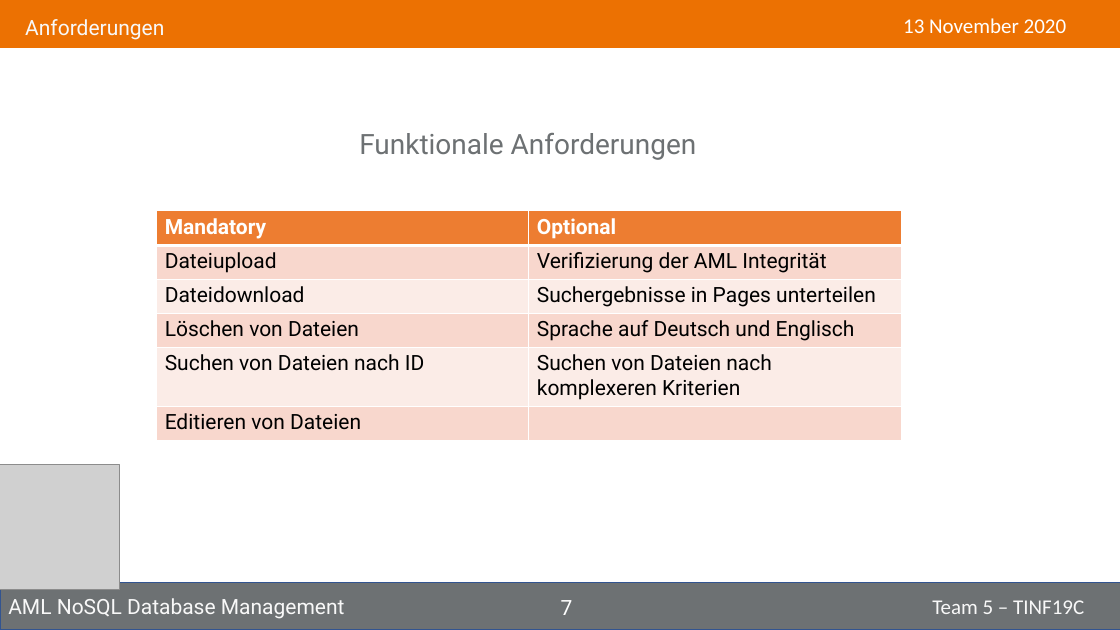
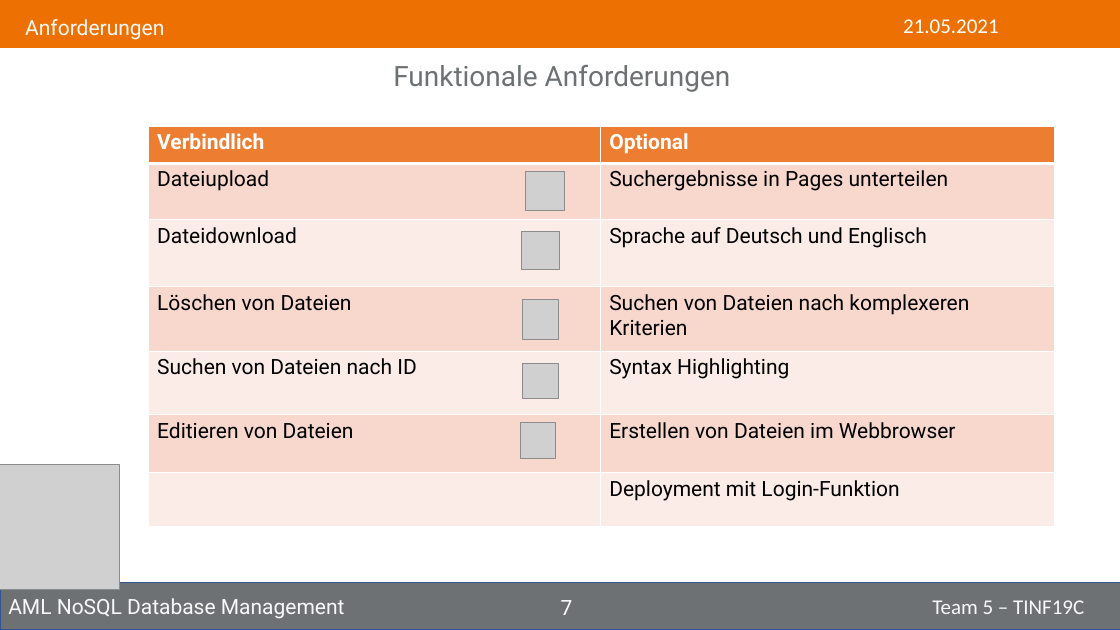
Before and after one commit to NurNils/aml-nosql-database-management, a slide deck: slide 7 of PROJECT/Presentation/Tinf19C_Team5_Presentation.pptx. Drawn at 1120x630 pixels with LibreOffice and Linux fonts; fonts in the diff are those of the drawing; grey boxes stand for pictures. Boxes give left, top, right and bottom in pixels: in the first picture for what was removed or moved away, otherwise in the second. Text is boxed around its words. In the diff, an @@ line names an element or a change of style, - is before the commit and + after.

Commit message:
Updated final presentation

```diff
--- a/PROJECT/Presentation/Tinf19C_Team5_Presentation.pptx
+++ b/PROJECT/Presentation/Tinf19C_Team5_Presentation.pptx
@@ text at (903,19,999,33): text changed @@
-13 November 2020
+21.05.2021
@@ text "Funktionale Anforderungen": place and size @@
-text "Funktionale Anforderungen" at (359,133,697,160)
+text "Funktionale Anforderungen" at (393,65,731,92)
@@ table at (149,126,1054,527) @@
-row 1: Mandatory | Optional
-row 2: Dateiupload | Verifizierung der AML Integrität
-row 3: Dateidownload | Suchergebnisse in Pages unterteilen
-row 4: Löschen von Dateien | Sprache auf Deutsch und Englisch
-row 5: Suchen von Dateien nach ID | Suchen von Dateien nach komplexeren Kriterien
-row 6: Editieren von Dateien | 
+row 1: Verbindlich | Optional
+row 2: Dateiupload | Suchergebnisse in Pages unterteilen
+row 3: Dateidownload | Sprache auf Deutsch und Englisch
+row 4: Löschen von Dateien | Suchen von Dateien nach komplexeren Kriterien
+row 5: Suchen von Dateien nach ID | Syntax Highlighting
+row 6: Editieren von Dateien | Erstellen von Dateien im Webbrowser
+row 7:  | Deployment mit Login-Funktion
@@ table: place and size @@
-table at (156,211,902,440)
+table at (149,126,1054,527)
@@ picture added at (526,171,565,210) @@
@@ picture added at (522,232,560,270) @@
@@ picture added at (523,299,559,339) @@
@@ picture added at (523,363,559,398) @@
@@ picture added at (520,423,555,458) @@
```
Also in this commit, not shown: 16 other slides changed, 3 slides added, 1 slide removed, 1 other file.
